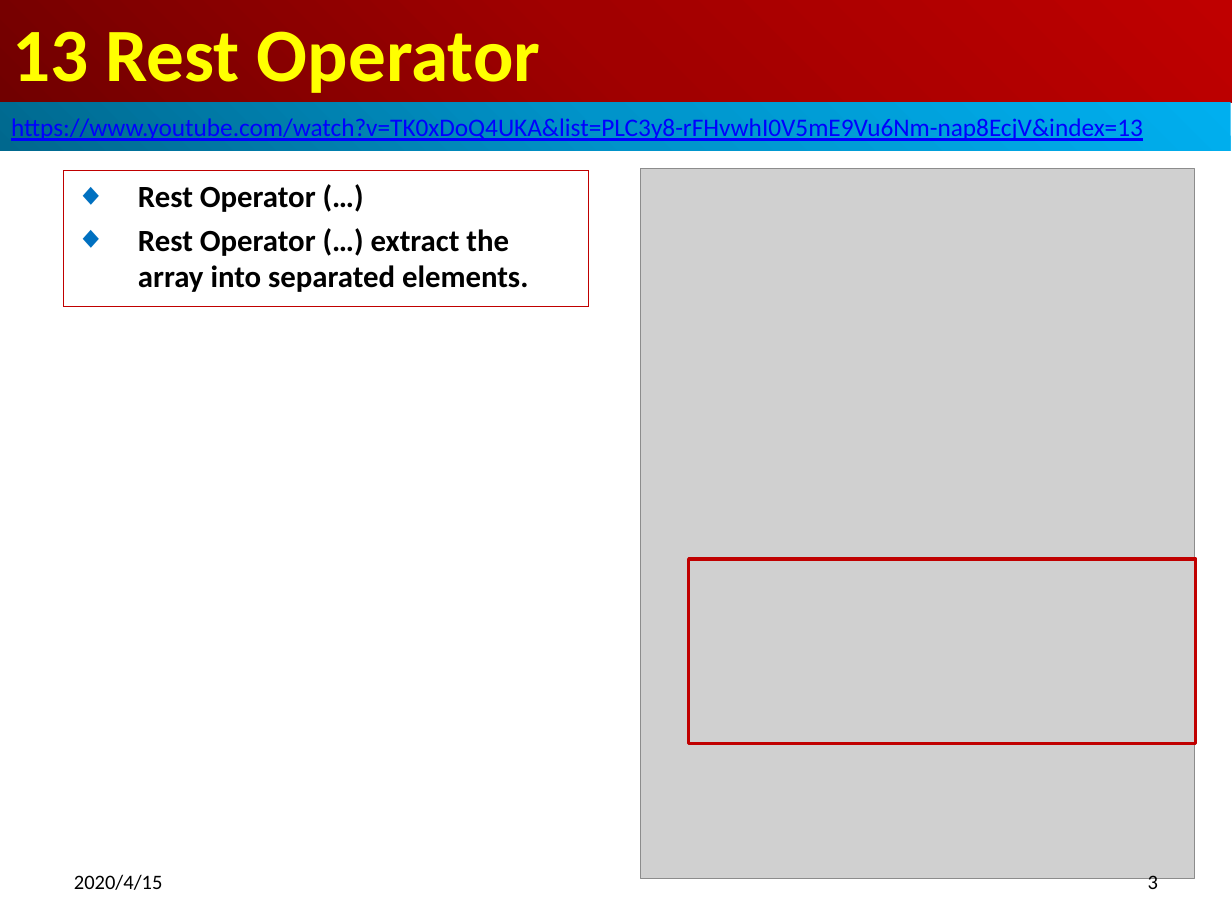
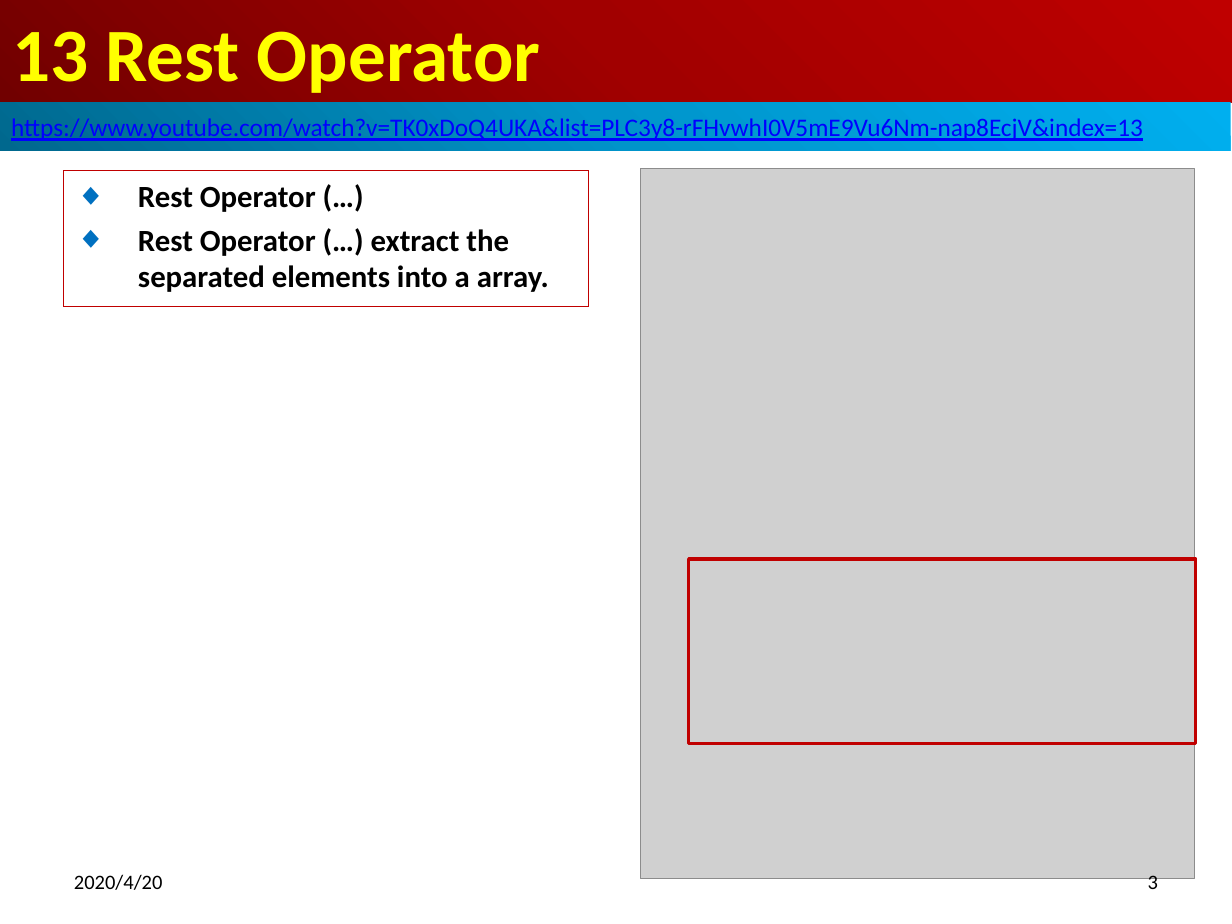
Before and after one commit to peterhchen/600_ES6, a slide deck: slide 3 of 13_RestOper.pptx. Drawn at 1232x924 pixels with LibreOffice and Linux fonts; fonts in the diff are those of the drawing; grey boxes stand for pictures. Boxes give left, top, right and bottom in pixels: in the first picture for what was removed or moved away, otherwise in the second. Text is boxed around its words. In the diff, an @@ line names an element or a change of style, - is before the commit and + after.

Commit message:
rest, spread, and object literals

```diff
--- a/13_RestOper.pptx
+++ b/13_RestOper.pptx
@@ subtitle at (138,229,549,292): text changed @@
-◆ Rest Operator (…) extract the array into separated elements.
+◆ Rest Operator (…) extract the separated elements into a array.
@@ text at (74,874,163,890): text changed @@
-2020/4/15
+2020/4/20
```
Also in this commit, not shown: 5 other slides changed, 12 other files.
